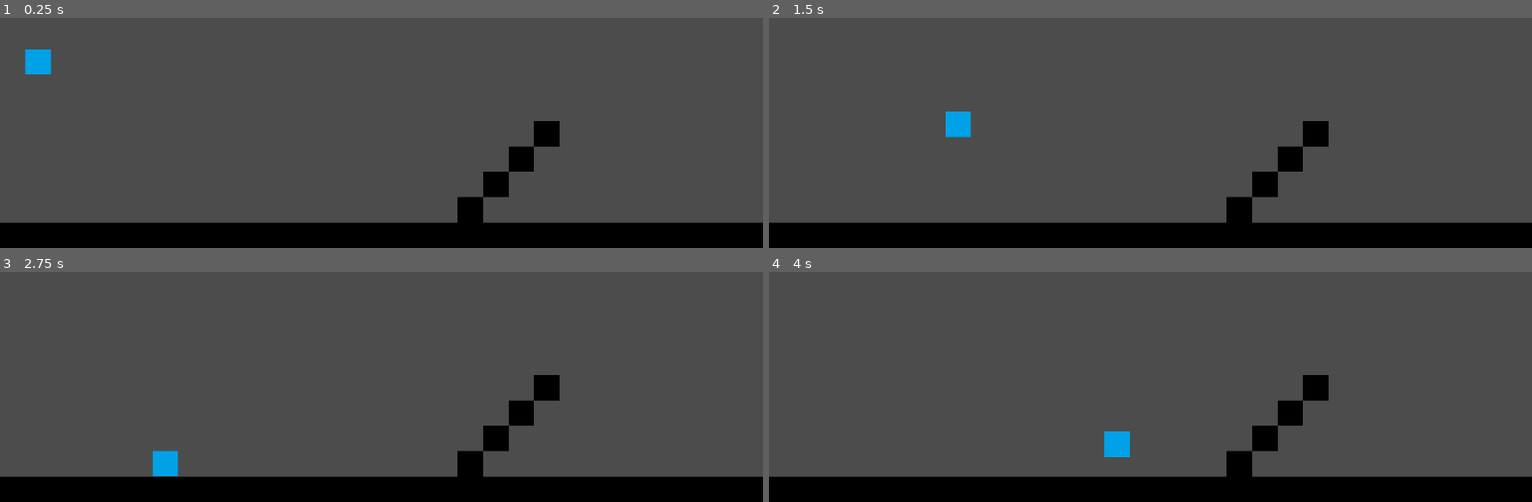
Above: before the commit, frames 1-4 (two rows, left to right).
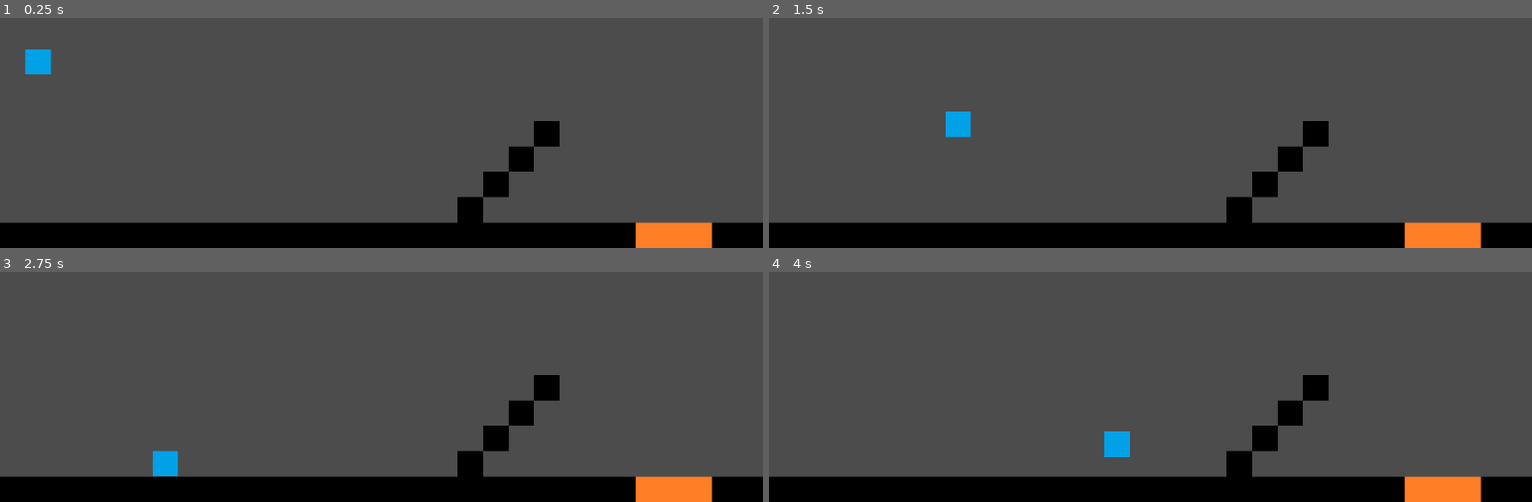
Above: after the commit, the same moments.

Repository: Kronooooo/endless-runner
Game: Godot game, scene res://Scenes/World.tscn
Two runs of this game, one before a commit and one after it. Both use one fixed random seed, a clock stepped at 60 frames per second and the inputs below. The project has no main scene, so this scene is started directly.
Inputs:
- Up to frame 1 (0.25 s): no input
- Up to frame 2 (1.5 s): hold Right (ui_right) from 0.53 s (still down); tap Space (jump) at 0.77 s
- Up to frame 3 (2.75 s): tap Space (jump) at 1.52 s; release Right (ui_right) at 2.03 s; hold Left (ui_left) from 2.03 s (still down)
- Up to frame 4 (4 s): release Left (ui_left) at 2.78 s; hold Right (ui_right) from 2.78 s (still down); tap Space (jump) at 3.02, 3.77 s

The runs differ from the first frame. In frame 1, 1.1% of the frame differs, in the area x 83-94%, y 88-100%; in frame 2, 1.1%; in frame 3, 1.1%; in frame 4, 1.1%.

Commit message:
added lava

Diff:
--- a/Scenes/Wall.tscn
+++ b/Scenes/Wall.tscn
@@ -14,4 +14,5 @@
 }
 
 [node name="CollisionShape2D" type="CollisionShape2D" parent="."]
+visible = false
 shape = SubResource( 1 )
--- a/Scenes/World.tscn
+++ b/Scenes/World.tscn
@@ -1,8 +1,9 @@
-[gd_scene load_steps=4 format=2]
+[gd_scene load_steps=5 format=2]
 
 [ext_resource path="res://scripts/World.gd" type="Script" id=1]
 [ext_resource path="res://Scenes/Wall.tscn" type="PackedScene" id=2]
 [ext_resource path="res://Scenes/Player.tscn" type="PackedScene" id=3]
+[ext_resource path="res://scenes/Lava.tscn" type="PackedScene" id=4]
 
 [node name="World" type="Node"]
 script = ExtResource( 1 )
@@ -12,9 +13,6 @@
 
 [node name="Wall4" parent="." instance=ExtResource( 2 )]
 position = Vector2( 736, 1048 )
-
-[node name="Wall13" parent="." instance=ExtResource( 2 )]
-position = Vector2( 1696, 1048 )
 
 [node name="Wall28" parent="." instance=ExtResource( 2 )]
 position = Vector2( 1824, 1048 )
@@ -33,12 +31,6 @@
 
 [node name="Wall35" parent="." instance=ExtResource( 2 )]
 position = Vector2( 1376, 792 )
-
-[node name="Wall29" parent="." instance=ExtResource( 2 )]
-position = Vector2( 1760, 1048 )
-
-[node name="Wall14" parent="." instance=ExtResource( 2 )]
-position = Vector2( 1632, 1048 )
 
 [node name="Wall15" parent="." instance=ExtResource( 2 )]
 position = Vector2( 1568, 1048 )
@@ -111,3 +103,12 @@
 
 [node name="Player" parent="." instance=ExtResource( 3 )]
 position = Vector2( 96, 544 )
+
+[node name="Lava" parent="." instance=ExtResource( 4 )]
+position = Vector2( 1632, 1048 )
+
+[node name="Lava2" parent="." instance=ExtResource( 4 )]
+position = Vector2( 1696, 1048 )
+
+[node name="Lava3" parent="." instance=ExtResource( 4 )]
+position = Vector2( 1760, 1048 )
--- a/project.godot
+++ b/project.godot
@@ -10,7 +10,6 @@
 
 _global_script_classes=[  ]
 _global_script_class_icons={
-
 }
 
 [application]
--- /dev/null
+++ b/scenes/Lava.tscn
@@ -0,0 +1,19 @@
+[gd_scene load_steps=4 format=2]
+
+[ext_resource path="res://sprites/templava.png" type="Texture" id=1]
+[ext_resource path="res://scripts/Lava.gd" type="Script" id=2]
+
+[sub_resource type="RectangleShape2D" id=1]
+extents = Vector2( 32, 1 )
+
+[node name="Lava" type="Area2D"]
+script = ExtResource( 2 )
+
+[node name="Sprite" type="Sprite" parent="."]
+texture = ExtResource( 1 )
+
+[node name="CollisionShape2D" type="CollisionShape2D" parent="."]
+position = Vector2( 0, -30 )
+shape = SubResource( 1 )
+
+[connection signal="body_entered" from="." to="." method="_on_Lava_body_entered"]
--- /dev/null
+++ b/scripts/Lava.gd
@@ -0,0 +1,11 @@
+extends Area2D
+
+# var a = 2
+# var b = "text"
+
+func _ready():
+	pass
+
+func _on_Lava_body_entered(body):
+	if body.get_name() == "Player":
+		body.kill()
--- a/scripts/Player.gd
+++ b/scripts/Player.gd
@@ -20,3 +20,6 @@
 		velocity.x = 0
 	if Input.is_action_just_pressed("jump") && is_on_floor():
 		velocity.y = -ySpeed
+
+func kill():
+	get_tree().reload_current_scene()
Binary file added: sprites/templava.png
Not shown, added: sprites/templava.png.import
